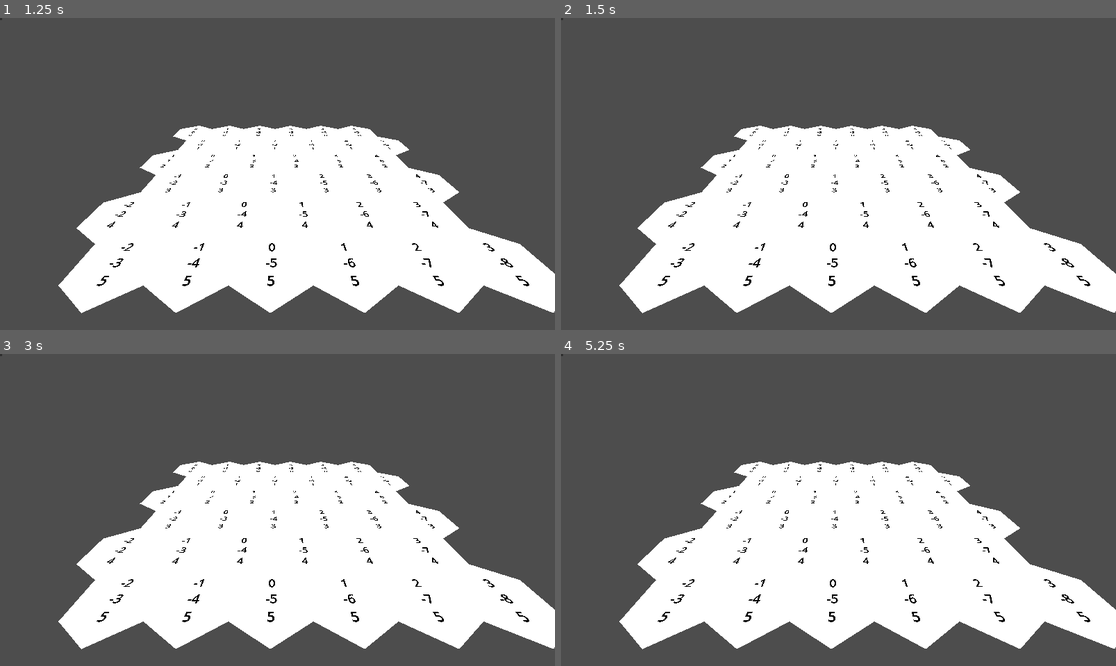
Above: before the commit, frames 1-4 (two rows, left to right).
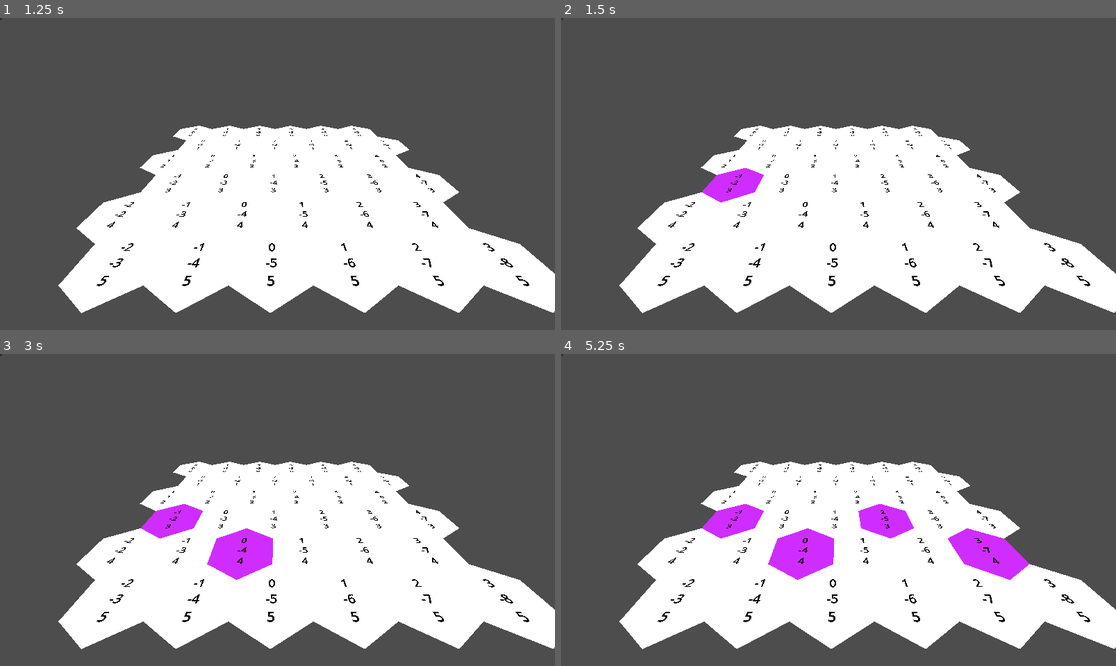
Above: after the commit, the same moments.

Repository: EricSmith3542/godot-hex-grid
Game: Godot game, scene res://node_3d.tscn
Same seed, same stepped clock (60 frames per second), same inputs: the game is played once before the commit and once after it.
Inputs (mouse positions are in pixels of both pictures, inside the frame that each line leads up to):
- Up to frame 1 (1.25 s): tap Enter at 0.5 s; move the mouse to (399, 158) at 0.52 s; click (399, 158) at 0.67 s
- Up to frame 2 (1.5 s): tap Space at 1.25 s; move the mouse to (727, 189) at 1.27 s; click (727, 189) at 1.42 s
- Up to frame 3 (3 s): tap Enter at 2 s; move the mouse to (333, 441) at 2.02 s; click (333, 441) at 2.17 s; tap Space at 2.75 s; move the mouse to (249, 572) at 2.77 s; click (249, 572) at 2.92 s
- Up to frame 4 (5.25 s): tap Enter at 3.5 s; move the mouse to (1005, 556) at 3.52 s; click (1005, 556) at 3.67 s; tap Space at 4.25 s; move the mouse to (672, 463) at 4.27 s; click (672, 463) at 4.42 s; move the mouse to (866, 510) at 5.02 s; click (866, 510) at 5.17 s

Frame 1 is identical in both runs. In frame 2, 0.7% of the frame differs, in the area x 25-37%, y 48-60%; in frame 3, 2.1%; in frame 4, 4.2%, in the area x 25-85%, y 48-73%.

Commit message:
Cell neighbors

Diff:
--- a/hex_cell.gd
+++ b/hex_cell.gd
@@ -4,5 +4,17 @@
 var coordinates:HexCoordinates
 var color:Color
 
+var neighbors:Array[HexCell]
+
+func _init() -> void:
+	neighbors.resize(6)
+
 func set_coordinate_label_text(text:String):
 	$CoordinateLabel.text = text
+
+func get_neighbor(direction:HexMetrics.HexDirection):
+	return neighbors[int(direction)]
+
+func set_neighbor(direction:HexMetrics.HexDirection, cell:HexCell):
+	neighbors[int(direction)] = cell
+	cell.neighbors[int(HexMetrics.opposite_direction(direction))] = self
--- a/hex_grid.gd
+++ b/hex_grid.gd
@@ -13,13 +13,15 @@
 var cells : Array[HexCell] = []
 
 func _ready() -> void:
+	var i = 0
 	for z in range(height):
 		for x in range(width):
-			build_cell(x,z)
+			build_cell(x,z,i)
+			i += 1
 
 	mesh.triangulate(cells)
 
-func build_cell(x:int, z:int):
+func build_cell(x:int, z:int, i:int):
 	var cell:HexCell = HEX_CELL_SCENE.instantiate()
 	cell.position.x = (x + z * 0.5 - z / 2) * HexMetrics.INNER_RADIUS * 2
 	cell.position.z = z * HexMetrics.OUTER_RADIUS * 1.5
@@ -27,10 +29,23 @@
 	cell.color = default_cell_color
 	cell.set_coordinate_label_text(cell.coordinates.to_string_lines())
 
+	connect_neighbors(x,z,i,cell)
 
 	cells.append(cell)
 	add_child(cell)
 
+func connect_neighbors(x:int, z:int, i:int, cell:HexCell):
+	if x > 0:
+		cell.set_neighbor(HexMetrics.HexDirection.W, cells[i-1])
+	if z > 0:
+		if (z & 1) == 0:
+			cell.set_neighbor(HexMetrics.HexDirection.SE, cells[i-width])
+			if x > 0:
+				cell.set_neighbor(HexMetrics.HexDirection.SW, cells[i - width - 1])
+		else:
+			cell.set_neighbor(HexMetrics.HexDirection.SW, cells[i-width])
+			if x < width - 1:
+				cell.set_neighbor(HexMetrics.HexDirection.SE, cells[i - width + 1])
 
 
 func _on_hex_grid_editor_cell_clicked(coordinates: HexCoordinates, color: Color) -> void:
--- a/hex_grid_editor.gd
+++ b/hex_grid_editor.gd
@@ -2,11 +2,11 @@
 
 signal cell_clicked(coordinates:HexCoordinates, color:Color)
 
-var color : Color = Color.WHITE
+var color : Color = Color.PURPLE
 
 func _input(event: InputEvent) -> void:
 	if event is InputEventMouseButton:
-		if event.button_index == MOUSE_BUTTON_LEFT:
+		if event.button_index == MOUSE_BUTTON_LEFT and event.pressed:
 			var intersection_point = (get_viewport().get_camera_3d() as DebugCamera).get_position_collision_point(event.position)
 			if intersection_point:
 				var coordinates = HexCoordinates.from_position(intersection_point)
--- a/hex_metrics.gd
+++ b/hex_metrics.gd
@@ -1,5 +1,7 @@
 #This class stores metrics about the hexagons that populate the hex grid. These metrics can be used to control the size and shape of the hexagon tiles
 class_name HexMetrics
+
+enum HexDirection {NE, E, SE, SW, W, NW}
 
 #The radius of the circle that contains that vertices of the hexagon
 const OUTER_RADIUS : float = 10.0
@@ -18,3 +20,8 @@
 	Vector3(-INNER_RADIUS, 0.0, 0.5 * OUTER_RADIUS),
 	Vector3(0.0, 0.0, OUTER_RADIUS),
 ]
+
+static func opposite_direction(direction:HexDirection) -> HexDirection:
+	if int(direction) < 3:
+		return (int(direction) + 3) as HexDirection
+	return (int(direction) - 3) as HexDirection
